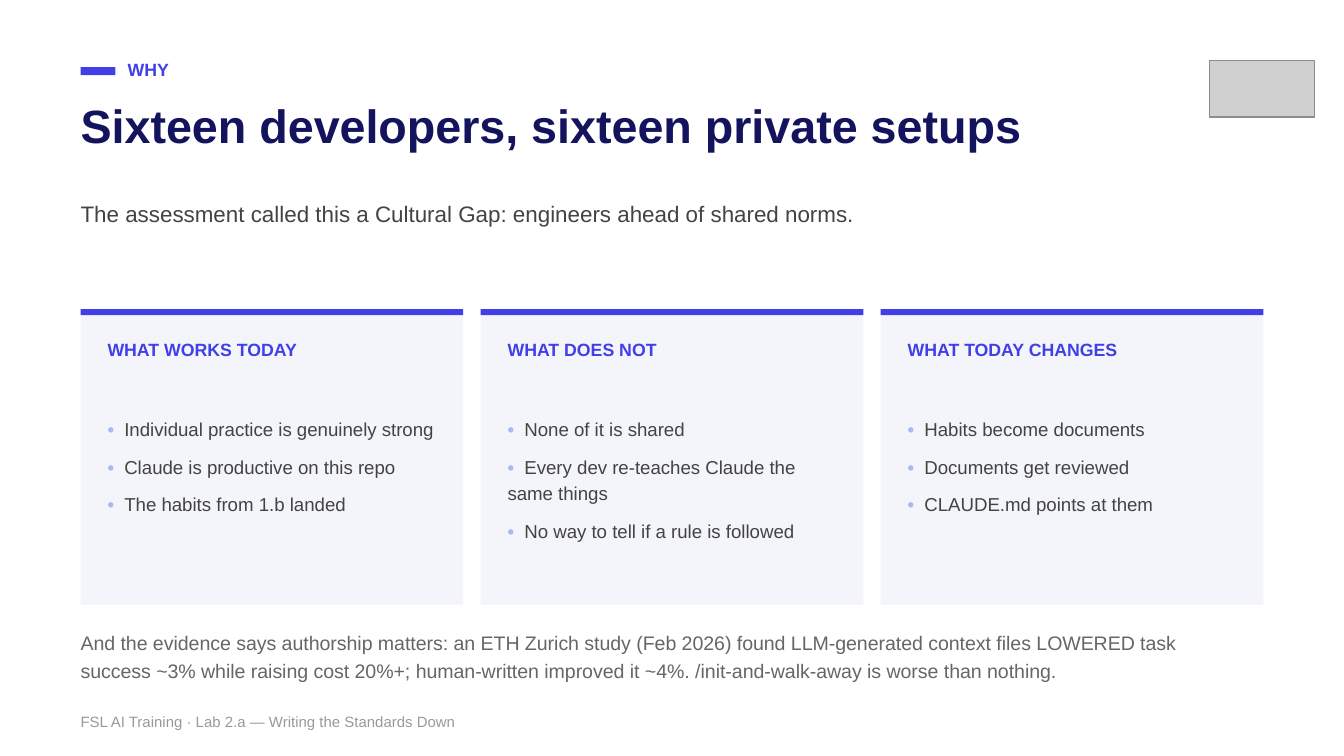
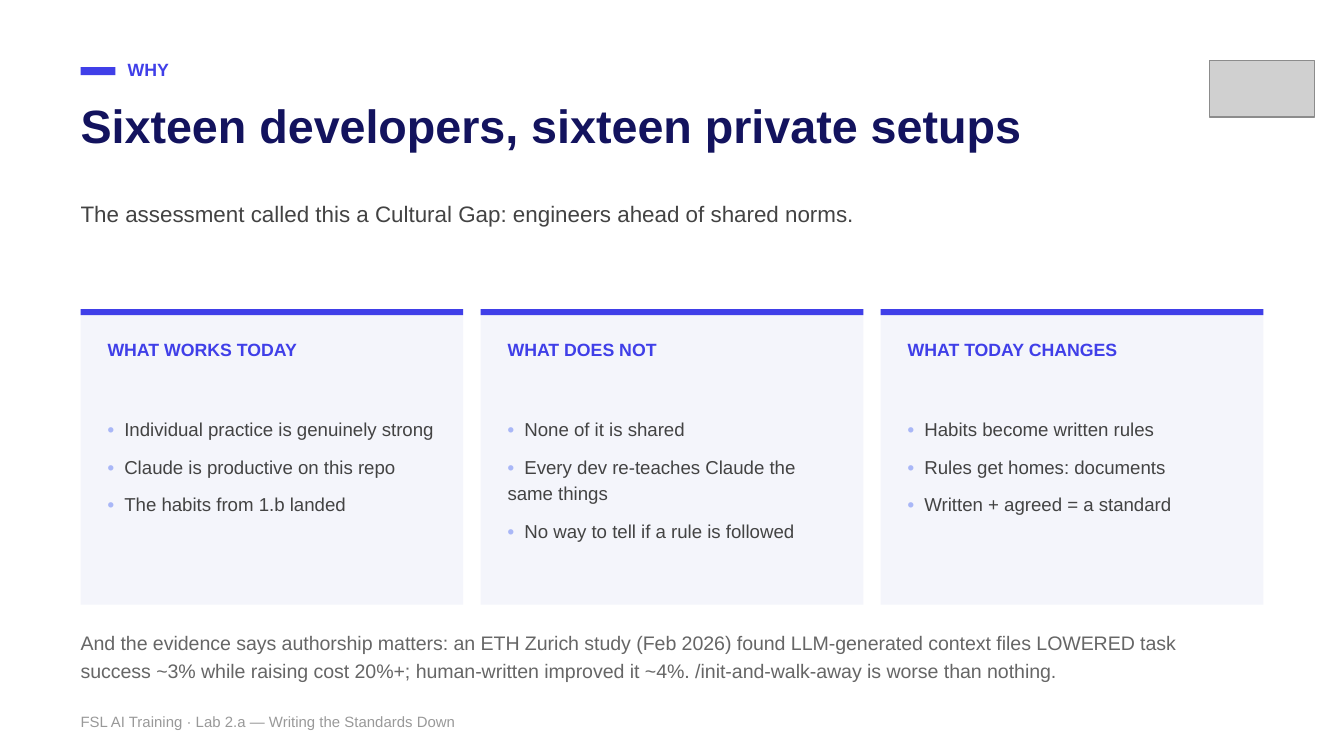
Before and after one commit to mike-tajmajer-fullstacklabs/fsl-taskboard-lab, a slide deck: slide 3 of docs/instructor/lab-2a-writing-the-standards-down.pptx (slide 4 before the commit). Drawn at 1344x756 pixels with LibreOffice and Linux fonts; fonts in the diff are those of the drawing; grey boxes stand for pictures. Boxes give left, top, right and bottom in pixels: in the first picture for what was removed or moved away, otherwise in the second. Text is boxed around its words. In the diff, an @@ line names an element or a change of style, - is before the commit and + after.

```diff
--- a/docs/instructor/lab-2a-writing-the-standards-down.pptx
+++ b/docs/instructor/lab-2a-writing-the-standards-down.pptx
@@ text at <box>924,422,1171,515</box>: text changed @@
-• Habits become documents
-• Documents get reviewed
-• CLAUDE.md points at them
+• Habits become written rules
+• Rules get homes: documents
+• Written + agreed = a standard
```
Also in this commit, not shown: 6 other slides changed, 1 slide added, 2 slides removed, 7 other files.
